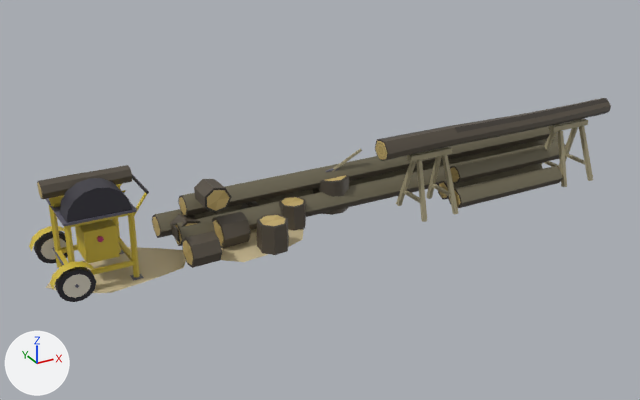
Two versions of the glTF model assets/models/props/sawbench.glb, one commit apart.
The view is the same before and after, from a camera (50 mm lens) standing at (-5.49, -9.14, 4.86) and looking at (-0.42, 0.07, 0.25). The axes (+X, +Y, +Z) are drawn at lower left. The lights are the same throughout. The picture after the commit comes second. Vertices at exactly the same position are counted once.

In view in the first picture: 'Sawbench'.
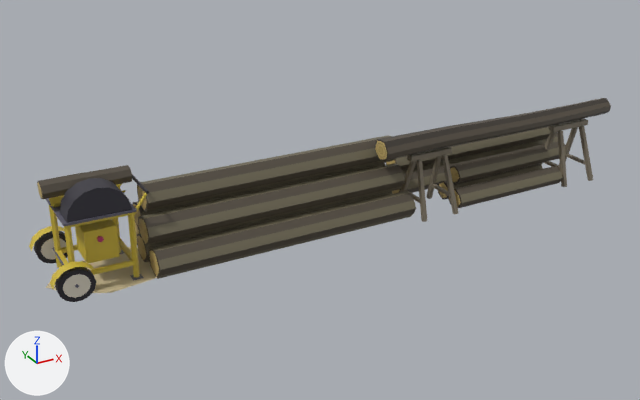
Boxes [x1, y1, x2, y2] around the edits, measured in the pictures (640 x 400 px; the box of a moved part takes in the faces that stretch with it):
part 1 of me_sawbench, added
    after: [137, 191, 392, 262]
part 2 of me_sawbench, added (brown)
    after: [138, 163, 405, 247]
part 3 of me_sawbench, added (brown)
    after: [137, 135, 395, 213]
part 4 of me_sawbench, deleted
    before: [170, 149, 362, 262]
part 5 of me_sawbench, moved or reshaped
    before: [152, 126, 566, 268]
    after: [133, 126, 566, 279]
part 6 of me_sawbench, recoloured (beige to brown)
    before: [313, 118, 593, 222]
    after: [385, 118, 593, 222]

The change, as a list of edits to the scene's bpy script:
```text
Change me_sawbench:
    used by ob_sawbench; location = (0.0, 0.0, 0.0)
    remove me_sawbench.from_pydata(...)  # 1140 vertices, 1943 faces; spans x -4.0..4.0, y -0.7..0.7, z -0.04..1.2
    add me_sawbench.from_pydata(...)  # 1140 vertices, 1980 faces; spans x -4.0..4.0, y -0.7..0.7, z -0.04..1.2
    me_sawbench part 1: a new loose piece of 42 vertices spanning x -2.84..0.54, y -0.2..0.18, z 0.01..0.36, in mat_prop
    me_sawbench part 2: a new loose piece of 42 vertices spanning x -2.86..0.56, y -0.42..-0.03, z 0.32..0.68, in mat_prop
    me_sawbench part 3: a new loose piece of 42 vertices spanning x -2.78..0.58, y -0.21..0.18, z 0.65..1.0, in mat_prop
    me_sawbench part 4: 7 loose pieces with 134 vertices, spanning x -2.35..0.32, y -0.6..0.54, z -0.04..0.76, are deleted
    me_sawbench part 5: 18 vertices moved from x -2.05..0.1, y -0.46..0.54, z 0.0..0.56 to x -2.84..0.56, y -0.48..0.47, z 0.03..0.67; 151 vertices removed from x -2.48..0.1, y -0.56..0.7, z -0.01..0.82; 159 vertices added at x -2.84..0.84, y -0.63..0.7, z 0.0..0.67
    me_sawbench part 6: 197 kept faces spanning x 0.21..3.67, y -0.7..0.27, z -0.01..1.1 get new vertex colours; the middle colour goes from beige #b8ae8c to brown #8c8270
```
